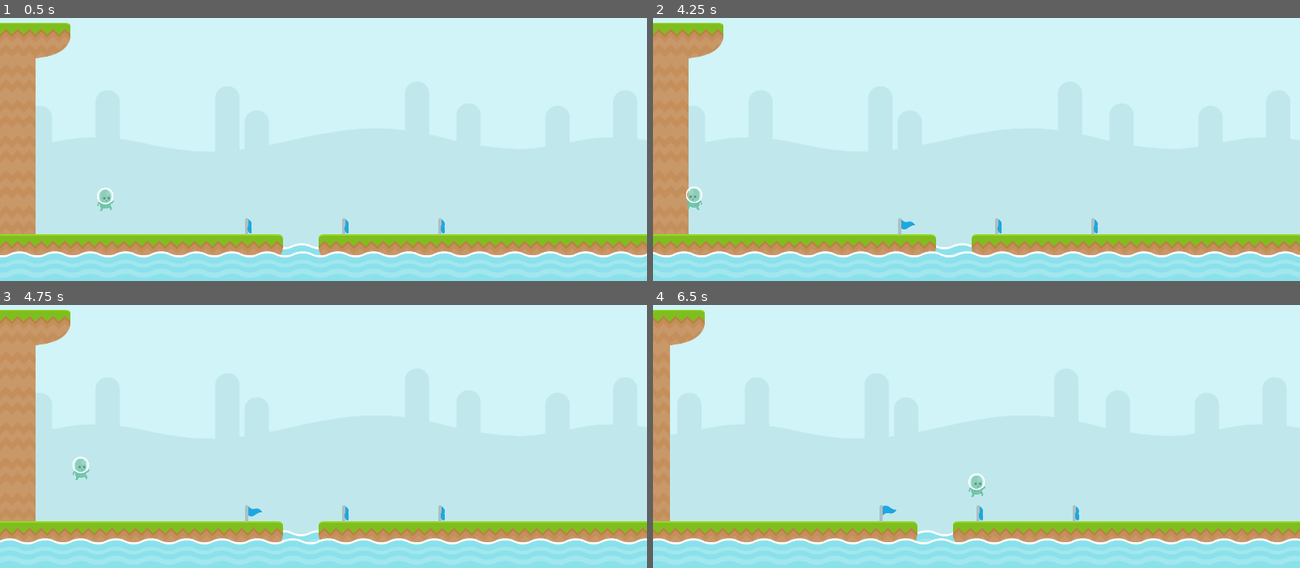
Above: before the commit, frames 1-4 (two rows, left to right).
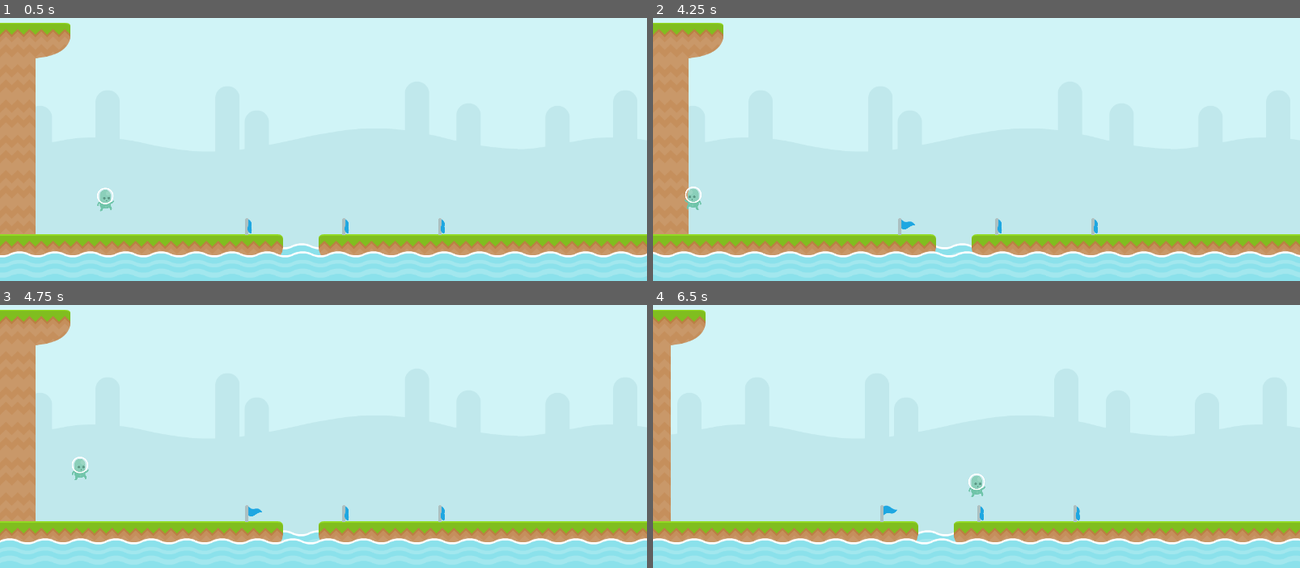
Above: after the commit, the same moments.

Repository: RafaelForbeck/the-way
Game: Godot game, scene res://scenes/phase.tscn
The game is run twice, just before and just after one commit, with the same random seed, the same clock (stepped at 60 frames per second) and the same inputs.
Inputs:
- Up to frame 1 (0.5 s): no input
- Up to frame 2 (4.25 s): tap Enter (jump) at 0.5, 0.77, 1.52, 3.02, 3.77 s; hold S (duck) 0.53-1.28 s; hold Right (move_right) 0.53-2.03 s; tap S (duck) at 1.35, 2.85 s; hold S (duck) 2.03-2.78 s; hold Left (move_left) from 2.03 s (still down); hold S (duck) from 3.53 s (still down)
- Up to frame 3 (4.75 s): release Left (move_left) at 4.28 s; release S (duck) at 4.28 s; hold Right (move_right) from 4.28 s (still down); tap S (duck) at 4.35 s; tap Enter (jump) at 4.52 s
- Up to frame 4 (6.5 s): keep holding Right (move_right); hold S (duck) 5.03-5.78 s; tap S (duck) at 5.85 s; tap Enter (jump) at 6.02 s

Frame 1 is identical in both runs. In frame 2, less than 0.1% of the frame differs, in the area x 4-8%, y 64-74%; in frame 3, less than 0.1%; in frame 4, 0.8%, in the area x 0-100%, y 1-92%.

Commit message:
feat: adds hitbox to player

Diff:
--- a/entities/player.tscn
+++ b/entities/player.tscn
@@ -75,9 +75,12 @@
 "speed": 20.0
 }]
 
-[sub_resource type="CapsuleShape2D" id="CapsuleShape2D_13vav"]
-radius = 24.0
-height = 84.0
+[sub_resource type="CapsuleShape2D" id="CapsuleShape2D_4rocp"]
+radius = 20.0
+height = 82.0
+
+[sub_resource type="RectangleShape2D" id="RectangleShape2D_oeelp"]
+size = Vector2(36, 82)
 
 [node name="Player" type="CharacterBody2D"]
 scale = Vector2(0.5, 0.5)
@@ -86,14 +89,21 @@
 
 [node name="AnimatedSprite2D" type="AnimatedSprite2D" parent="."]
 sprite_frames = SubResource("SpriteFrames_n1v54")
-animation = &"walking"
+animation = &"idle"
 autoplay = "idle"
 
 [node name="CollisionShape2D" type="CollisionShape2D" parent="."]
-position = Vector2(1, 5)
-shape = SubResource("CapsuleShape2D_13vav")
+position = Vector2(0, 7)
+shape = SubResource("CapsuleShape2D_4rocp")
 
 [node name="Camera2D" type="Camera2D" parent="."]
 position = Vector2(0, 4)
 limit_left = 0
 limit_bottom = 512
+
+[node name="Hitbox" type="Area2D" parent="."]
+
+[node name="CollisionShape2D" type="CollisionShape2D" parent="Hitbox"]
+position = Vector2(0, 7)
+shape = SubResource("RectangleShape2D_oeelp")
+debug_color = Color(0.898626, 0.000182512, 0.76833, 0.42)
--- a/scripts/player.gd
+++ b/scripts/player.gd
@@ -4,6 +4,7 @@
 
 @onready var anim = $AnimatedSprite2D
 @onready var collisionShape = $CollisionShape2D
+@onready var hitBox = $Hitbox/CollisionShape2D
 
 @export var max_speed = 300.0
 @export var deceleration = 1200.0
@@ -65,11 +66,15 @@
 	status = PlayerState.DUCKING
 	collisionShape.shape.height = 50
 	collisionShape.position.y = 16
+	hitBox.shape.size.y = 50
+	hitBox.position.y = 16
 	anim.play("duck")
 
 func exit_from_ducking_state():
 	collisionShape.shape.height = 84
 	collisionShape.position.y = 5
+	hitBox.shape.size.y = 82
+	hitBox.position.y = 7
 
 func go_to_hurted_state():
 	status = PlayerState.HURTED
Not shown: 1 places in entities/player.tscn that only renumber resources
